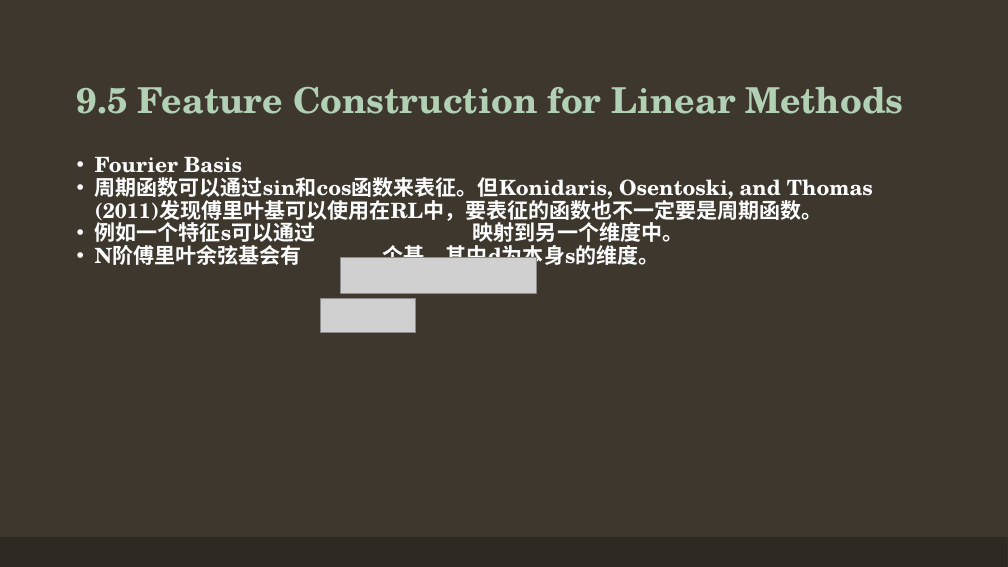
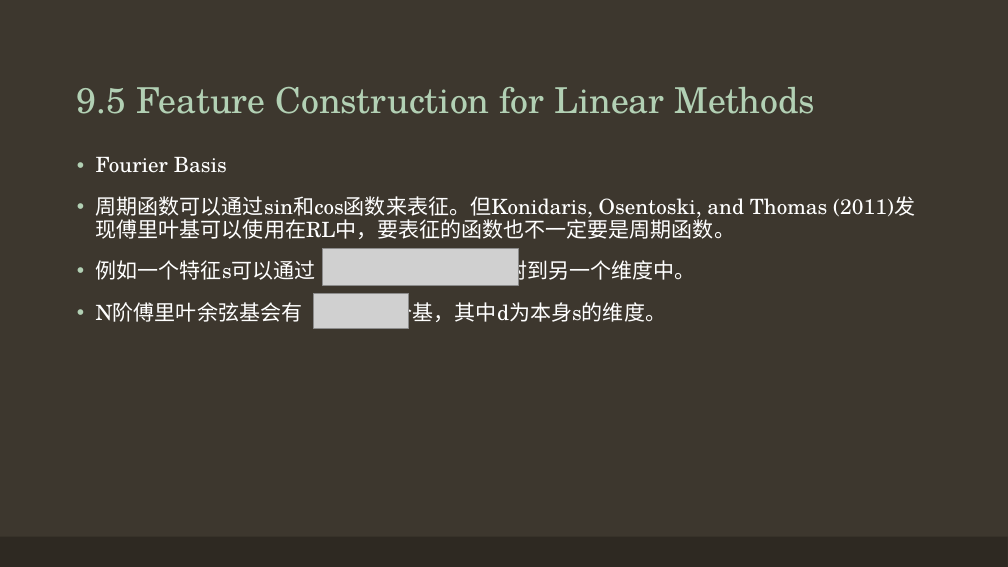
Before and after one commit to Seraphli/RLAIExercise, a slide deck: slide 5 of Chapter 9.pptx. Drawn at 1008x567 pixels with LibreOffice and Linux fonts; fonts in the diff are those of the drawing; grey boxes stand for pictures. Boxes give left, top, right and bottom in pixels: in the first picture for what was removed or moved away, otherwise in the second. Text is boxed around its words. In the diff, an @@ line names an element or a change of style, - is before the commit and + after.

```diff
--- a/Chapter 9.pptx
+++ b/Chapter 9.pptx
@@ title "9.5 Feature Construction for Linear ..." at [77,87,815,114]: bold off @@
@@ text "Fourier Basis" at [96,157,915,325]: bold off; indent changed; more space between paragraphs @@
@@ picture: place and size @@
-picture at [340,257,536,293]
+picture at [323,249,519,285]
@@ picture: place and size @@
-picture at [321,298,416,333]
+picture at [314,294,409,329]
```
Also in this commit, not shown: 11 other slides changed, 10 slides added, 7 slides removed, 3 other files.
